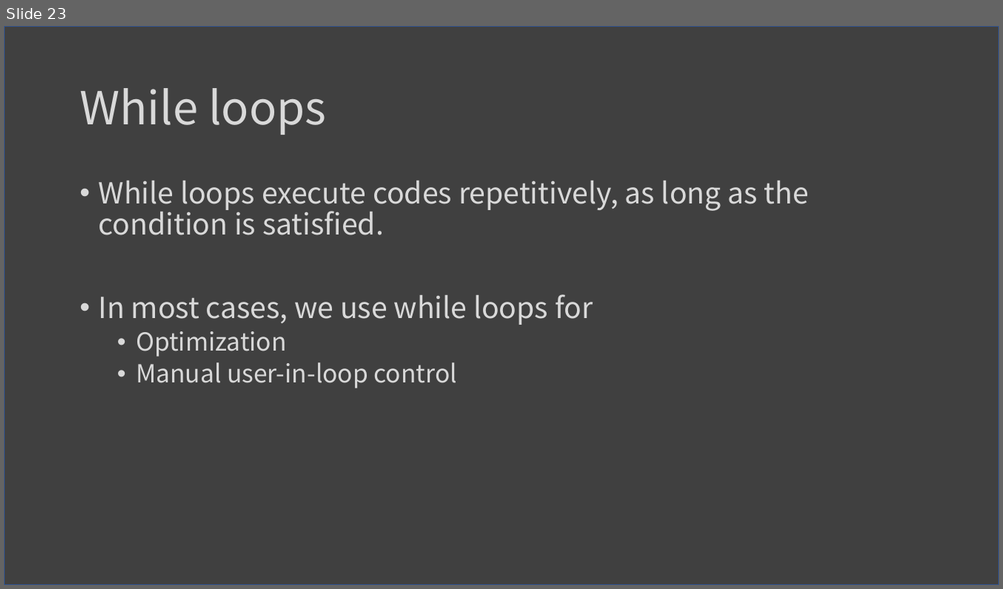
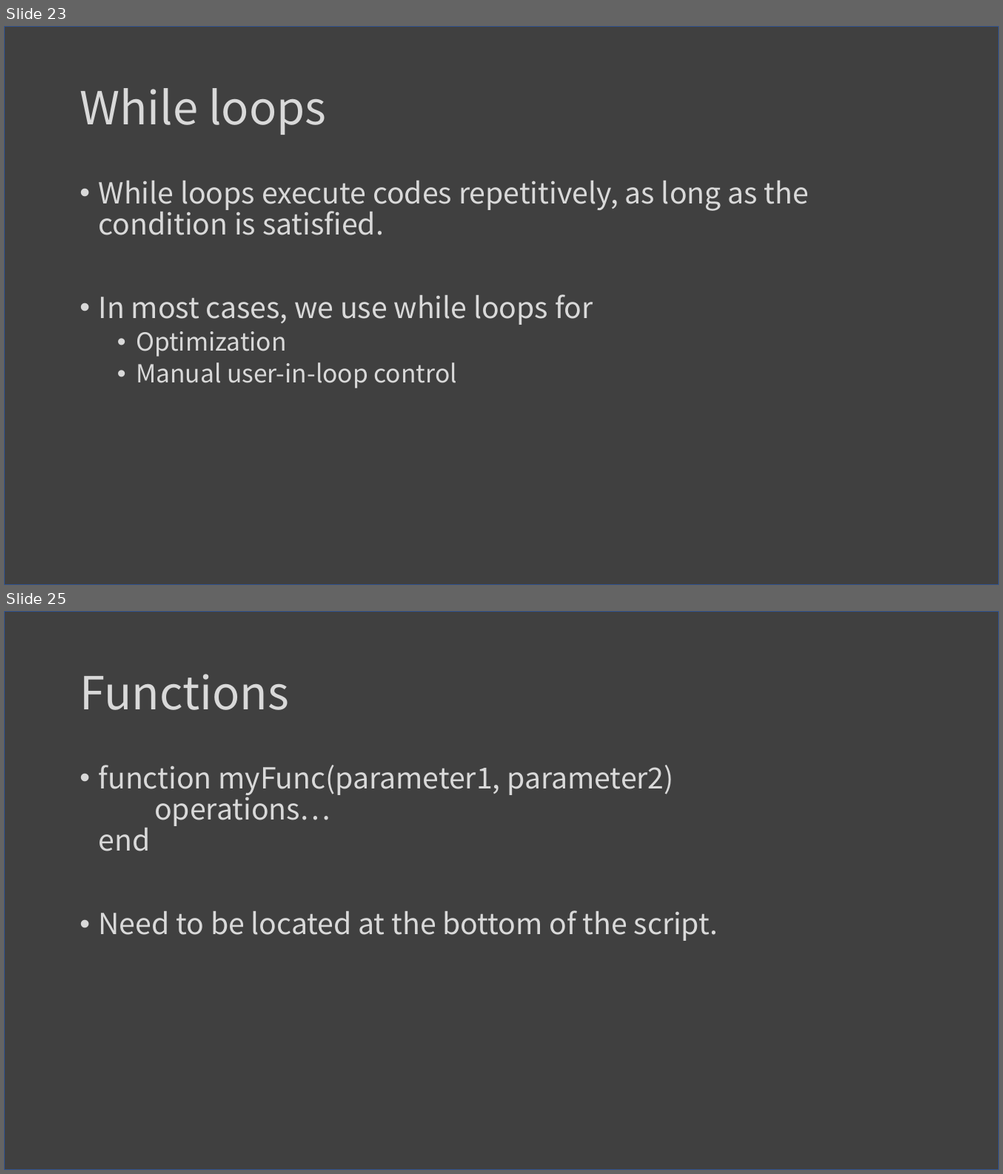
Before and after one commit to changh95/teach_MATLAB_and_CPP, a slide deck: Lesson3/Lesson3.pptx. Shown one above the other, each under a label of ours: slide 23 before the commit, slides 23 and 25 after it; the slides between them are not shown. The pictures are 1003x589 and 1003x1174 pixels, drawn with LibreOffice and Linux fonts; fonts in the diff are those of the drawing. Boxes give left, top, right and bottom in pixels: in the first picture for what was removed or moved away, otherwise in the second. Text is boxed around its words. In the diff, an @@ line names an element or a change of style, - is before the commit and + after.

Commit message:
added contents for user-defined MATLAB function

```diff
--- a/Lesson3/Lesson3.pptx
+++ b/Lesson3/Lesson3.pptx
@@ slide 25 added at (4, 611, 999, 1170), background #FFFFFF; not listed: 1 template element that a slide beside it also shows @@
@@ title added at (79, 674, 288, 710), 44 pt, text #D9D9D9 @@
+Functions
@@ text added at (99, 765, 718, 941), 28 pt, text #D9D9D9 @@
+• function myFunc(parameter1, parameter2)
+  operations…
+  end
+• Need to be located at the bottom of the script.
```
Also in this commit, not shown: 1 slide changed, 1 other slide added, 3 other files.
